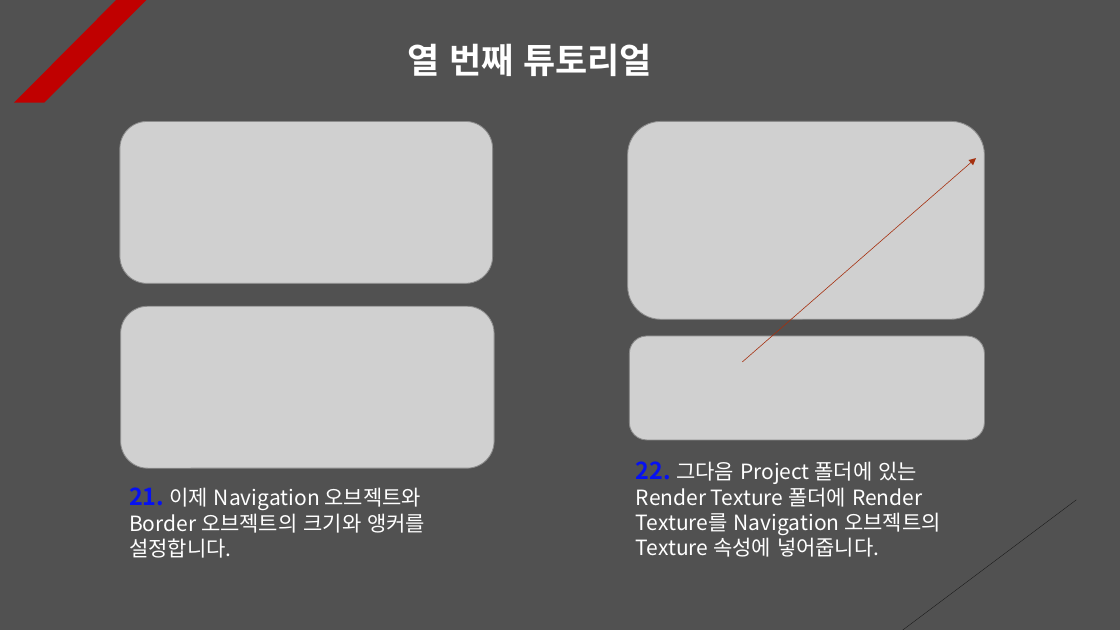
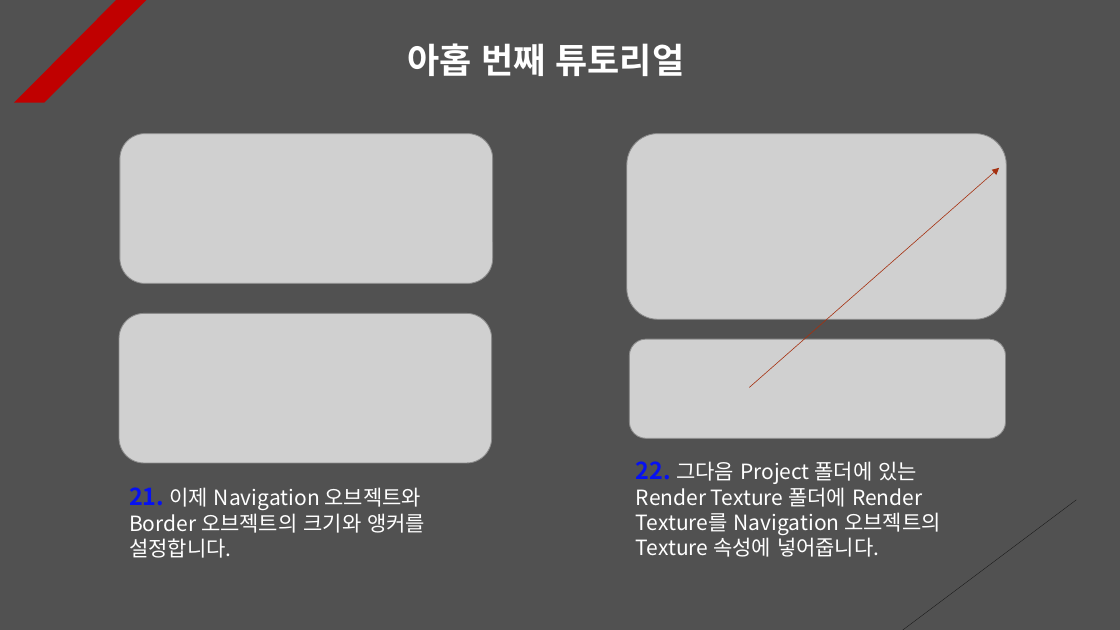
Before and after one commit to Unity2033/3D-UnityEngine, a slide deck: slide 12 of Assets/Class/Rotation/PPT Data/Rotation Example.pptx. Drawn at 1120x630 pixels with LibreOffice and Linux fonts; fonts in the diff are those of the drawing; grey boxes stand for pictures. Boxes give left, top, right and bottom in pixels: in the first picture for what was removed or moved away, otherwise in the second. Text is boxed around its words. In the diff, an @@ line names an element or a change of style, - is before the commit and + after.

```diff
--- a/Assets/Class/Rotation/PPT Data/Rotation Example.pptx
+++ b/Assets/Class/Rotation/PPT Data/Rotation Example.pptx
@@ text at <box>407,43,685,76</box>: text changed @@
-열 번째 튜토리얼
+아홉 번째 튜토리얼
@@ picture: place and size @@
-picture at <box>120,122,493,284</box>
+picture at <box>120,134,493,283</box>
@@ picture: place and size @@
-picture at <box>628,122,985,320</box>
+picture at <box>627,134,1007,319</box>
@@ arrow moved from (743, 362) - (976, 158) to (749, 387) - (1000, 168) @@
@@ picture: place and size @@
-picture at <box>121,307,495,469</box>
+picture at <box>119,313,492,463</box>
@@ picture: place and size @@
-picture at <box>629,336,985,440</box>
+picture at <box>629,339,1006,439</box>
```
Also in this commit, not shown: 10 other slides changed, 1 slide added, 1 slide removed, 14 other files.
